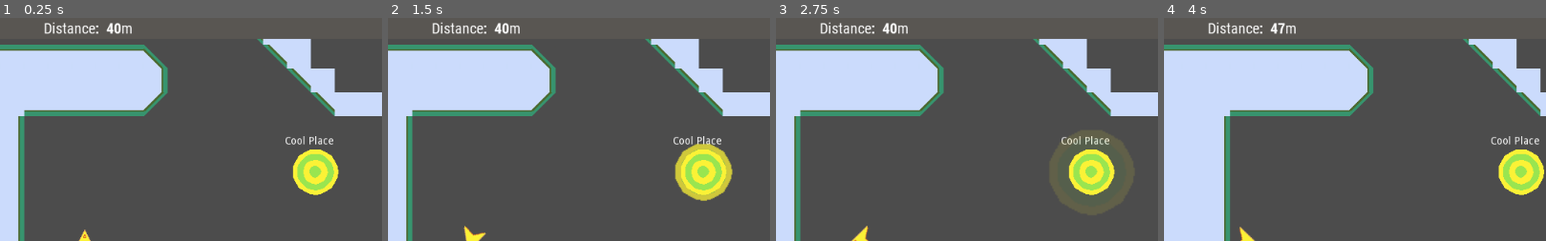
Above: before the commit, frames 1-4 (left to right).
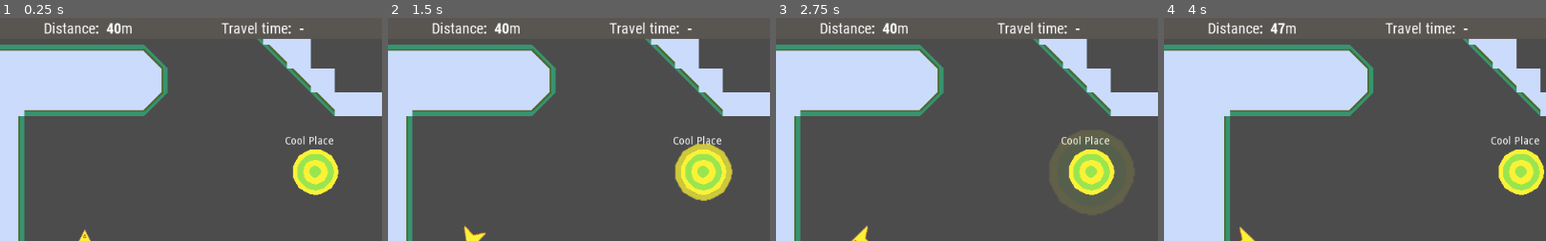
Above: after the commit, the same moments.

Repository: broquaint/comrade-cabbie
Game: Godot game, scene res://Root.tscn
The game is run twice, just before and just after one commit, with the same random seed, the same clock (stepped at 60 frames per second) and the same inputs.
Inputs:
- Up to frame 1 (0.25 s): no input
- Up to frame 2 (1.5 s): tap Enter at 0.5 s; hold Right (move_right) 0.53-1.28 s; hold Left (move_left) from 1.28 s (still down)
- Up to frame 3 (2.75 s): release Left (move_left) at 2.03 s; hold Right (move_right) from 2.03 s (still down)
- Up to frame 4 (4 s): release Right (move_right) at 2.78 s; hold Up (move_up) 2.78-3.53 s; hold Left (move_left) from 3.53 s (still down)
The pictures show only the part of the screen within x 39-89%, y 0-50%; the shares and areas given below are measured in that part.

The runs differ from the first frame. In frame 1, 0.4% of the frame differs, in the area x 58-80%, y 1-8%; in frame 2, 0.4%; in frame 3, 0.4%; in frame 4, 0.4%.

Commit message:
Add drop off timer

Diff:
--- a/HUD.gd
+++ b/HUD.gd
@@ -7,8 +7,11 @@
 func on_new_pickup(dropoff: Node):
 	$Container/Destination.bbcode_text = 'Dropping off at [b]' + dropoff.point_name + '[/b]'
 
-func on_distance_update(distance: float):
+func on_distance_update(distance: int):
 	$Container/Distance.bbcode_text = '[b]%s[/b]m' % distance
+
+func on_travel_time_update(travel_time: float):
+	$Container/TravelTime.bbcode_text = '[b]%.1f[/b]secs' % travel_time
 
 func on_new_dropoff():
 	pass
--- a/HUD.tscn
+++ b/HUD.tscn
@@ -116,6 +116,25 @@
 text = "123m"
 scroll_active = false
 
+[node name="RichTextLabel2" type="RichTextLabel" parent="Control/Container"]
+margin_left = 696.0
+margin_right = 796.0
+margin_bottom = 32.0
+rect_min_size = Vector2( 100, 0 )
+bbcode_enabled = true
+bbcode_text = "Travel time[b]:[/b]"
+text = "Travel time:"
+
+[node name="TravelTime" type="RichTextLabel" parent="Control/Container"]
+margin_left = 800.0
+margin_right = 896.0
+margin_bottom = 32.0
+rect_min_size = Vector2( 96, 0 )
+bbcode_enabled = true
+bbcode_text = "[b]-[/b]"
+text = "-"
+scroll_active = false
+
 [node name="Compass" type="Sprite" parent="."]
 position = Vector2( 71.8056, 527.232 )
 texture = ExtResource( 2 )
--- a/Player.gd
+++ b/Player.gd
@@ -9,15 +9,19 @@
 signal new_dropoff()
 signal compass_update(direction, type)
 signal distance_update(distance)
+signal travel_time_update(travel_time)
 
 var velocity : Vector2
 var current_pickup : Area2D
 var current_dropoff : Area2D
+var travel_time : int
 
 func _process(_delta):
 	var compass_type = 'dropoff' if current_dropoff != null else 'pickup'
 	emit_signal('compass_update', calc_compass(), compass_type)
 	emit_signal('distance_update', calc_point_distance())
+	if compass_type == 'dropoff':
+		emit_signal('travel_time_update', float(Time.get_ticks_msec() - travel_time) / 1000)
 
 func _physics_process(delta):
 	if Input.is_action_pressed("move_left"):
@@ -85,9 +89,10 @@
 	else	:
 		return 'west' if diff.x > 0 else 'east'
 
-func pickup_point_entered(_node, point):
+func pickup_point_entered(_node, _point):
 	if current_dropoff == null:
 		set_next_dropoff()
+		travel_time = Time.get_ticks_msec()
 		current_pickup = null
 
 func dropoff_point_entered(_node, point):
@@ -98,5 +103,6 @@
 		current_dropoff.get_node('AnimationPlayer').stop()
 		current_dropoff.get_node('Point Pulse').visible = false
 		current_dropoff = null
+		travel_time = 0
 		# This maybe doesn't want to be instant?
 		set_next_pickup()
--- a/Root.gd
+++ b/Root.gd
@@ -16,6 +16,7 @@
 	$Player.connect('new_pickup', $HUD/DestFlashControl, 'on_new_pickup')
 	$Player.connect('new_dropoff', $HUD/Control, 'on_new_dropoff')
 	$Player.connect('distance_update', $HUD/Control, 'on_distance_update')
+	$Player.connect('travel_time_update', $HUD/Control, 'on_travel_time_update')
 	$Player.connect('compass_update', $HUD/Compass, 'on_compass_update')
 	$Player.set_next_pickup()
 
